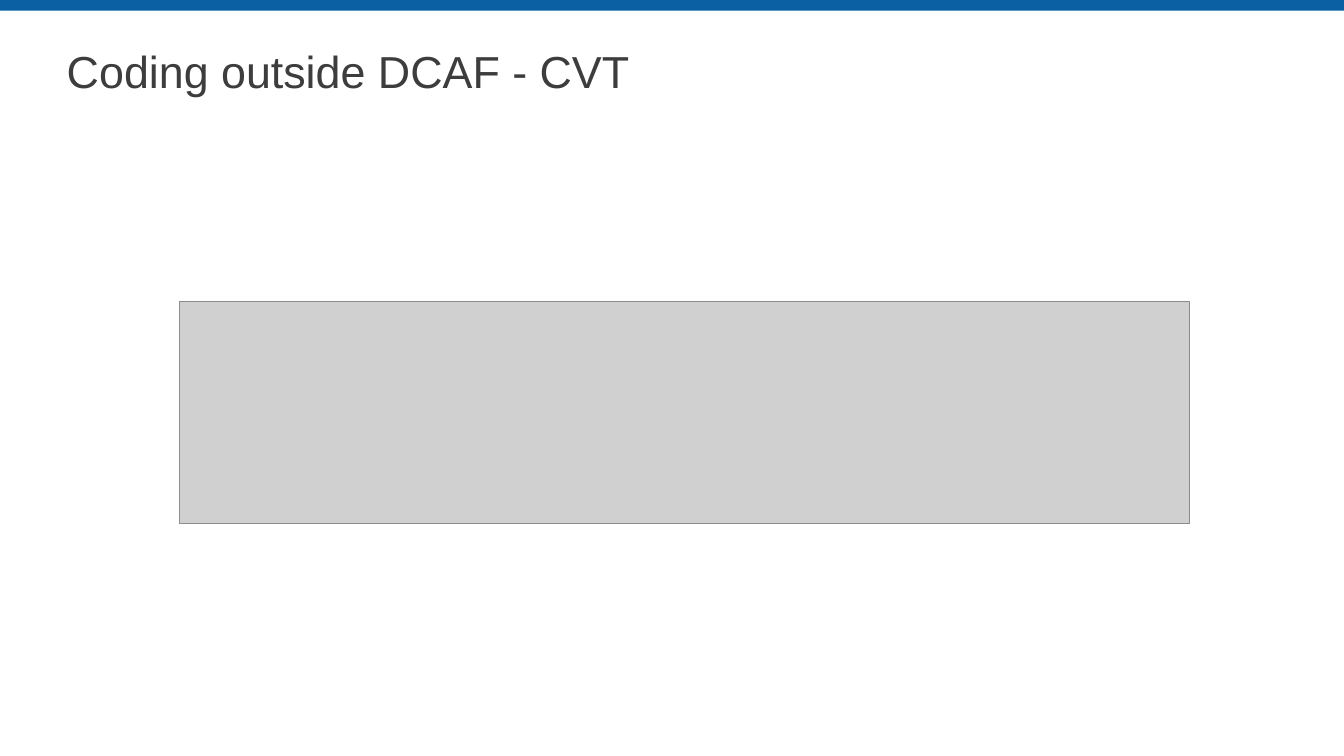
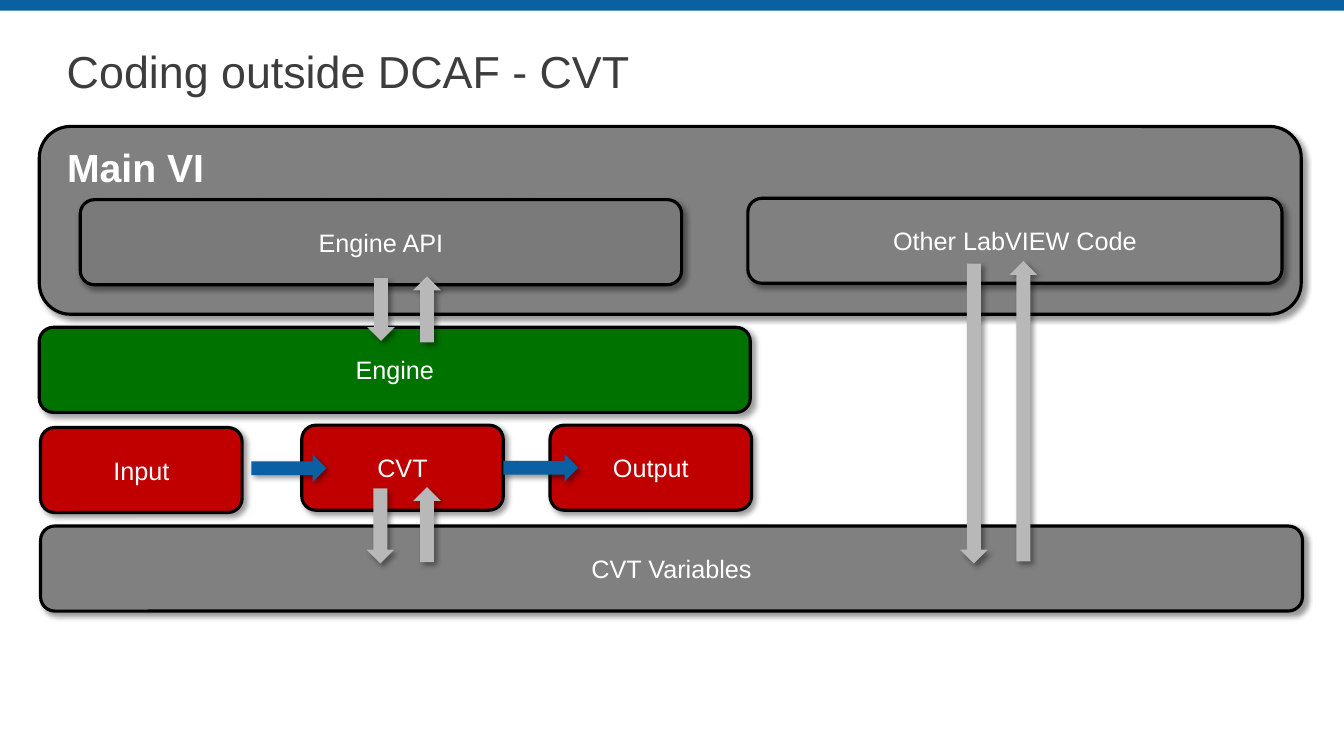
Before and after one commit to LabVIEW-DCAF/Documentation, a slide deck: slide 12 of Trunk/Getting Started Material/DCAF Training/4 Designing an application with DCAF.pptx (slide 13 before the commit). Drawn at 1344x756 pixels with LibreOffice and Linux fonts; fonts in the diff are those of the drawing; grey boxes stand for pictures; background and template pictures are left out. Boxes give left, top, right and bottom in pixels: in the first picture for what was removed or moved away, otherwise in the second. Text is boxed around its words. In the diff, an @@ line names an element or a change of style, - is before the commit and + after.

```diff
--- a/Trunk/Getting Started Material/DCAF Training/4 Designing an application with DCAF.pptx
+++ b/Trunk/Getting Started Material/DCAF Training/4 Designing an application with DCAF.pptx
@@ rounded rectangle added at [39,126,1302,314], fill #808080, outline #000000 2.25 pt @@
@@ text added at [67,153,204,183], 28 pt, text #FFFFFF, bold @@
+Main VI
@@ rounded rectangle added at [81,200,683,284], fill #7A7A7A, outline #000000 2.25 pt, 18 pt, text #FFFFFF @@
+Engine API
@@ rounded rectangle added at [748,199,1282,283], fill #808080, outline #000000 2.25 pt, 18 pt, text #FFFFFF @@
+Other LabVIEW Code
@@ up arrow added at [960,264,988,564], fill #B8B8B8 @@
@@ up arrow added at [1009,261,1037,562], fill #B8B8B8 @@
@@ up arrow added at [367,278,395,341], fill #B8B8B8 @@
@@ up arrow added at [413,276,442,342], fill #B8B8B8 @@
@@ rounded rectangle added at [39,328,750,412], fill #007200, outline #000000 2.25 pt, 18 pt, text #FFFFFF @@
+Engine
@@ picture removed at [180,301,1191,523] @@
@@ rounded rectangle added at [40,427,242,512], fill #C00000, outline #000000 2.25 pt, 18 pt, text #FFFFFF @@
+Input
@@ rounded rectangle added at [301,425,503,510], fill #C00000, outline #000000 2.25 pt, 18 pt, text #FFFFFF @@
+CVT
@@ rounded rectangle added at [551,425,752,510], fill #C00000, outline #000000 2.25 pt, 18 pt, text #FFFFFF @@
+Output
@@ up arrow added at [252,454,327,482], fill #0A60A3 @@
@@ up arrow added at [504,454,579,482], fill #0A60A3 @@
@@ up arrow added at [367,489,395,564], fill #B8B8B8 @@
@@ up arrow added at [413,487,442,562], fill #B8B8B8 @@
@@ rounded rectangle added at [40,526,1303,611], fill #808080, outline #000000 2.25 pt, 18 pt, text #FFFFFF @@
+CVT Variables
```
Also in this commit, not shown: 3 other slides changed, 1 slide removed, 3 other files.
